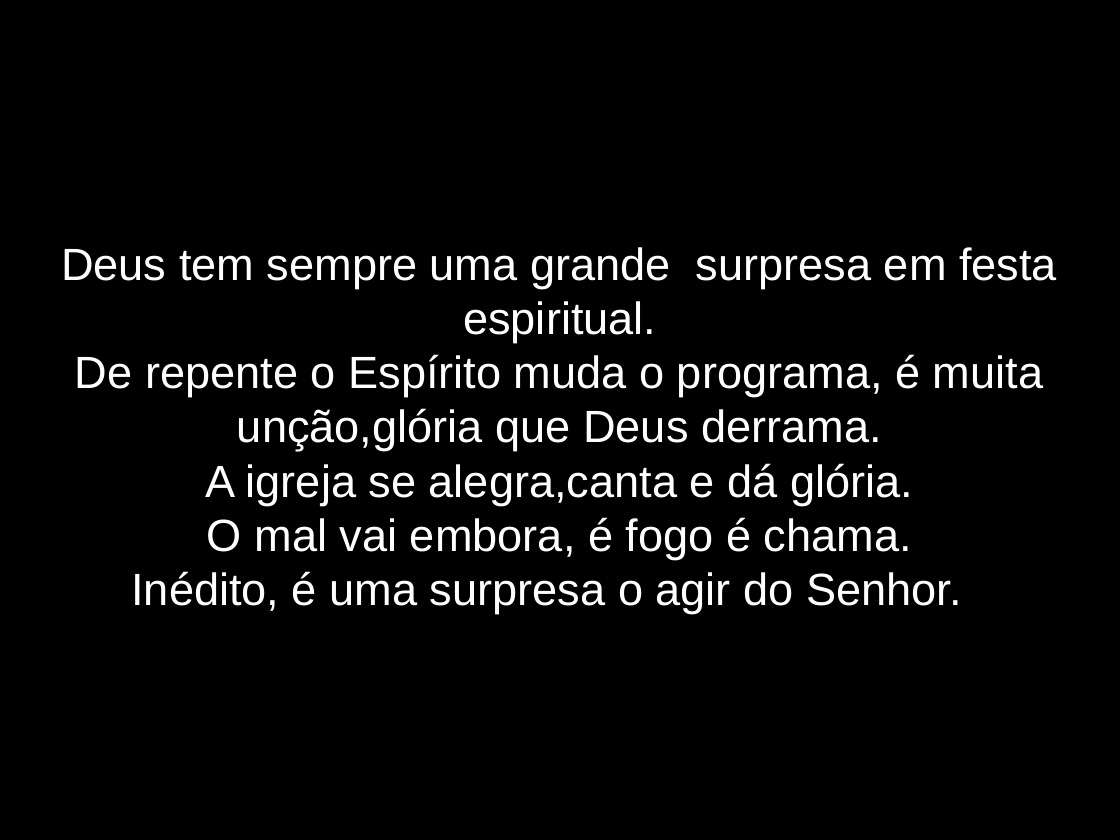
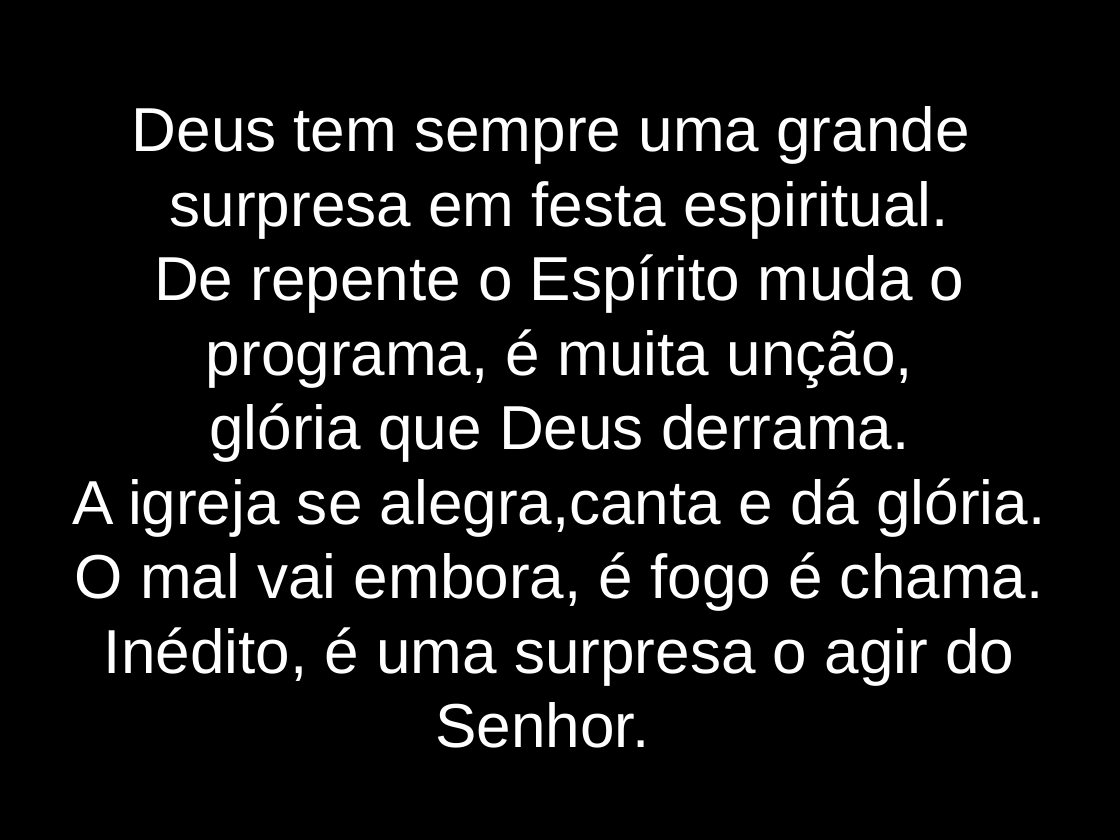
Before and after one commit to lazaroness/ChurchFiles, a slide deck: slide 4 of elshaday/LetrasApresentacao/EInedito.odp. Drawn at 1120x840 pixels with LibreOffice and Linux fonts; fonts in the diff are those of the drawing. Boxes give left, top, right and bottom in pixels: in the first picture for what was removed or moved away, otherwise in the second. Text is boxed around its words. In the diff, an @@ line names an element or a change of style, - is before the commit and + after.

```diff
--- a/elshaday/LetrasApresentacao/EInedito.odp
+++ b/elshaday/LetrasApresentacao/EInedito.odp
@@ subtitle at [73, 106, 1045, 748]: size 32 to 44 pt in "Deus tem sempre uma grande surpresa em ...", "A igreja se alegra,canta e dá glória.", "O mal vai embora, é fogo é ...", "Inédito, é uma surpresa o agir do ..." @@
@@ subtitle at [154, 254, 965, 460]: text changed; size 32 to 44 pt @@
-De repente o Espírito muda o programa, é muita unção,glória que Deus derrama.
+De repente o Espírito muda o programa, é muita unção,
+glória que Deus derrama.
```
Also in this commit, not shown: 10 other slides changed, 1 slide removed.
